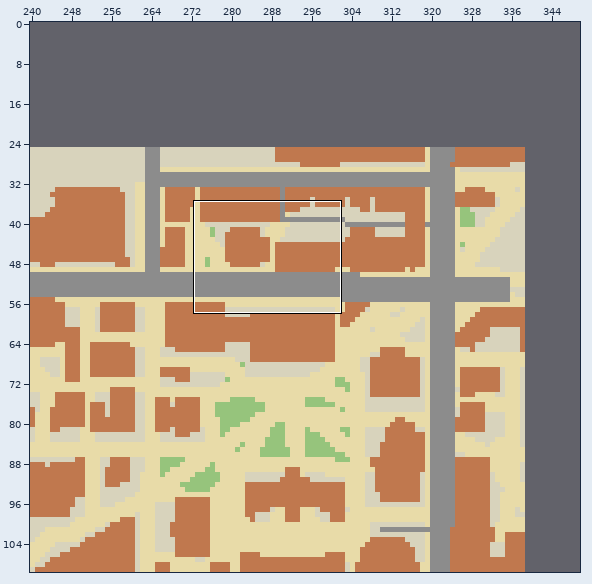
Two versions of a level (Tiled map (JSON), tools/geo/out/upenn_core.tmj). The first picture is a wide view before the edit; the outline marks the close-up.
Close-up. Before the commit:
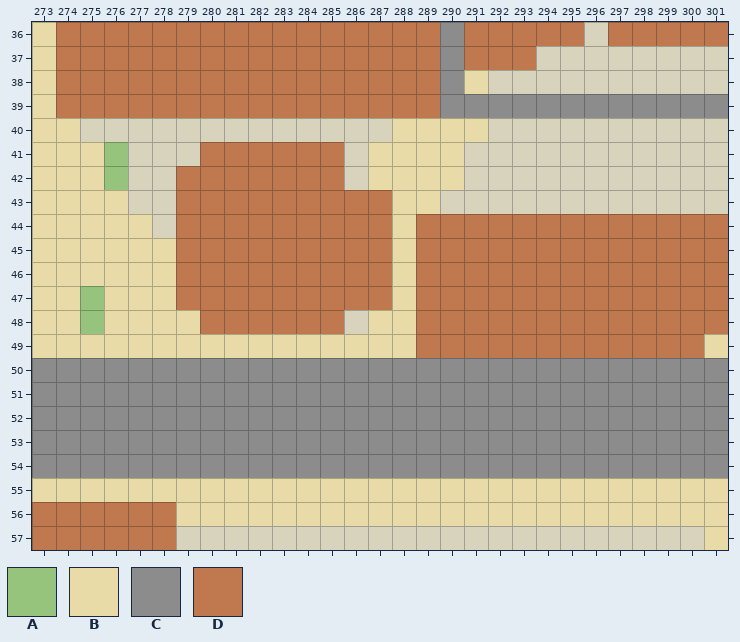
Cells are 16x16 px. Shown: x 273..301, y 36..57. The commit also changed other parts of the map, which this record leaves out. The old version is drawn lined up with the new one.
Key: from "campus": A 1, B 3, C 4, D 5.
_ is an empty cell, # one hidden under a higher layer.
Layers that did not change in this view are not listed.
Layer "paths" before, first column x 273:
36 B#___________________________
37 B#___________________________
38 B#______________##B__________
39 B#_____________####__________
40 BB_____________BBBB__________
41 BBB___________BBBB___________
42 BBB___________BBBB___________
43 BBBB__________#BB____________
44 BBBBB_________#B#____________
45 BBBBBB________#B#____________
46 BBBBBB________#B#____________
47 BB_BBB#_______#B#____________
48 BB_BBBB_______BB#____________
49 BBBBBBBBBBBBBBBB############B
50 #############################
51 #############################
52 ____###_______###____________
53 ____###_______###____________
54 #############################
55 BBBBBBBBBBBBBBBBBBBBBBBBBBBBB
56 ######BBBBBBBBBBBBBBBBBBBBBBB
57 ____________________________B
Layer "roads" before, first column x 273:
36 _________________C___________
37 _________________C___________
38 _________________C___________
39 _________________CCCCCCCCCCCC
40 _____________________________
41 _____________________________
42 _____________________________
43 _____________________________
44 _____________________________
45 _____________________________
46 _____________________________
47 _____________________________
48 _____________________________
49 _____________________________
50 CCCCCCCCCCCCCCCCCCCCCCCCCCCCC
51 CCCCCCCCCCCCCCCCCCCCCCCCCCCCC
52 CCCCCCCCCCCCCCCCCCCCCCCCCCCCC
53 CCCCCCCCCCCCCCCCCCCCCCCCCCCCC
54 CCCCCCCCCCCCCCCCCCCCCCCCCCCCC
55 _____________________________
56 _____________________________
57 _____________________________
Layer "buildings" before, first column x 273:
36 _DDDDDDDDDDDDDDDD_DDDDD_DDDDD
37 _DDDDDDDDDDDDDDDD_DDD________
38 _DDDDDDDDDDDDDDDD____________
39 _DDDDDDDDDDDDDDDD____________
40 _____________________________
41 _______DDDDDD________________
42 ______DDDDDDD________________
43 ______DDDDDDDDD______________
44 ______DDDDDDDDD_DDDDDDDDDDDDD
45 ______DDDDDDDDD_DDDDDDDDDDDDD
46 ______DDDDDDDDD_DDDDDDDDDDDDD
47 ______DDDDDDDDD_DDDDDDDDDDDDD
48 _______DDDDDD___DDDDDDDDDDDDD
49 ________________DDDDDDDDDDDD_
50 _____________________________
51 _____________________________
52 _____________________________
53 _____________________________
54 _____________________________
55 _____________________________
56 DDDDDD_______________________
57 DDDDDD_______________________
The result:
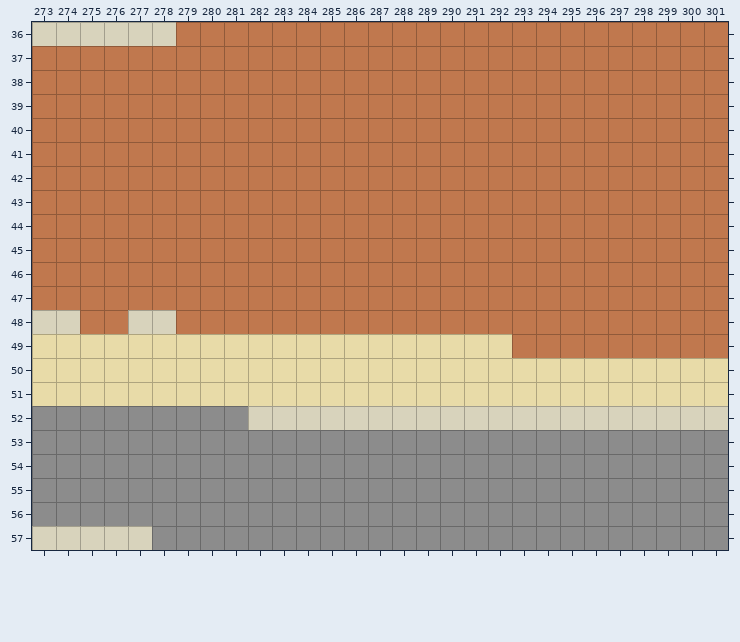
Changes in this commit:
map size 175x124 -> 350x247 cells (old content now starts at 164,25; both pictures use the new coordinates)
Layer "landuse":
The edit erases the tile that lay hidden in row 48 at x 273 to 274.
The edit erases tile A in rows 41 to 42 at x 276; in rows 47 to 48 at x 275.
Layer "paths":
The edit erases the tile that lay hidden in row 36 at x 274; in row 52 at x 287 to 289.
The edit erases tile B in rows 36 to 37 at x 273; in row 38 at x 273 and 291; in row 39 at x 273; in row 40 at x 273 to 274 and 288 to 291; in rows 41 to 42 at x 273 to 275 and 287 to 290; in row 43 at x 273 to 276 and 288 to 289.
The edit erases tile B in row 44 at x 273 to 277 and 288; in rows 45 to 46 at x 273 to 278 and 288; in row 47 at x 273 to 274, 276 to 278 and 288; in row 48 at x 273 to 274, 276 to 279 and 287 to 288; in row 55 at x 273 to 301; in row 56 at x 279 to 301.
The edit erases tile B in row 57 at x 301.
Layer "roads":
Tile C is added in rows 55 to 56 at x 273 to 301; in row 57 at x 278 to 301.
The edit erases tile C in rows 36 to 38 at x 290; in row 39 at x 290 to 301; in rows 50 to 51 at x 273 to 301; in row 52 at x 282 to 301.
Layer "buildings":
Tile D is added in row 36 at x 290 and 296; in row 37 at x 273, 290 and 294 to 301; in rows 38 to 39 at x 273 and 290 to 301; in row 40 at x 273 to 301; in row 41 at x 273 to 279 and 286 to 301; in row 42 at x 273 to 278 and 286 to 301.
Tile D is added in row 43 at x 273 to 278 and 288 to 301; in rows 44 to 47 at x 273 to 278 and 288; in row 48 at x 275 to 276, 279 and 286 to 288; in row 49 at x 301.
The edit erases tile D in row 36 at x 274 to 278; in row 49 at x 289 to 292; in rows 56 to 57 at x 273 to 278.
Boxes around the changes in both close-ups, in picture pixels (x1, y1, x2, y2):
changed: (32, 22, 728, 430)
changed: (32, 478, 728, 550)
